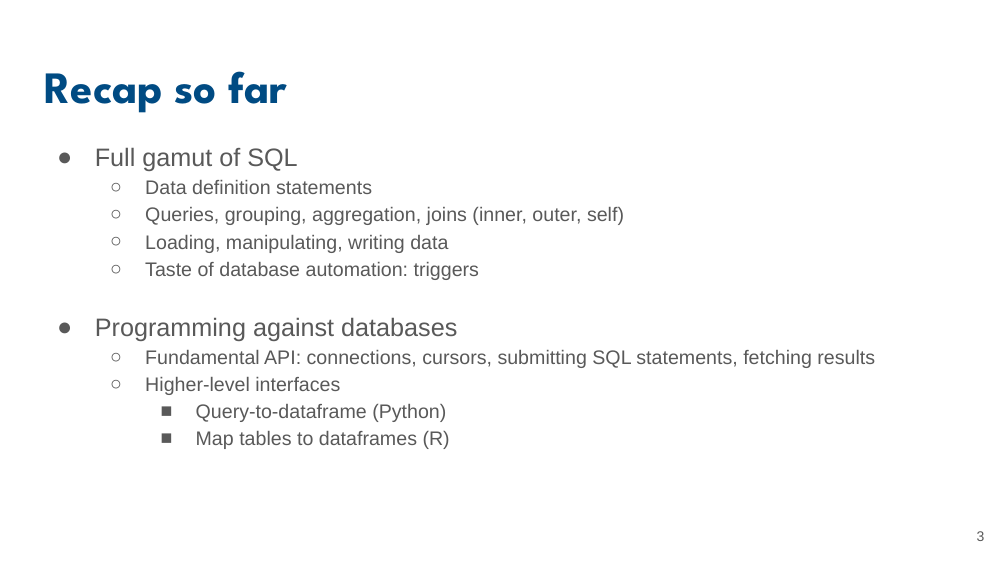
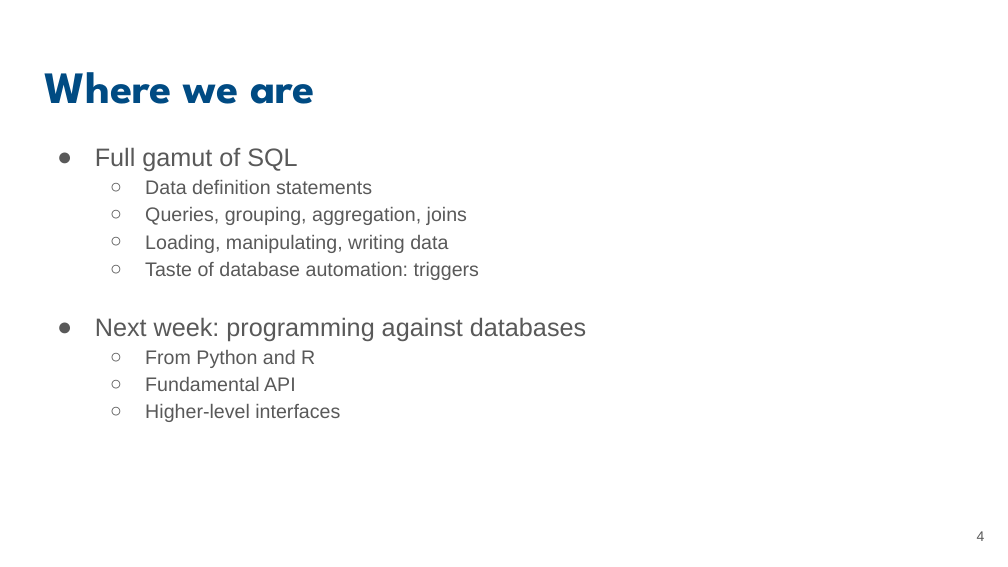
Before and after one commit to UCSB-Library-Research-Data-Services/bren-eds213, a slide deck: slide 4 of modules/week05/slides-05-advanced.pptx (slide 3 before the commit). Drawn at 1008x567 pixels with LibreOffice and Linux fonts; fonts in the diff are those of the drawing. Boxes give left, top, right and bottom in pixels: in the first picture for what was removed or moved away, otherwise in the second. Text is boxed around its words. In the diff, an @@ line names an element or a change of style, - is before the commit and + after.

```diff
--- a/modules/week05/slides-05-advanced.pptx
+++ b/modules/week05/slides-05-advanced.pptx
@@ title at (44,72,316,104): text changed @@
-Recap so far
+Where we are
@@ text at (145,207,467,225): text changed @@
-  ○ Queries, grouping, aggregation, joins (inner, outer, self)
+  ○ Queries, grouping, aggregation, joins
@@ text at (95,317,586,391): text changed; size 14 to 18 pt @@
-● Programming against databases
-  ○ Fundamental API: connections, cursors, submitting SQL statements, fetching results
+● Next week: programming against databases
+  ○ From Python and R
+  ○ Fundamental API
@@ text at (196,404,450,449): paragraphs removed @@
-    ■ Query-to-dataframe (Python)
-    ■ Map tables to dataframes (R)
@@ page number at (977,531,985,541): text changed @@
-3
+4
```
Also in this commit, not shown: 6 other slides changed, 3 slides added.
